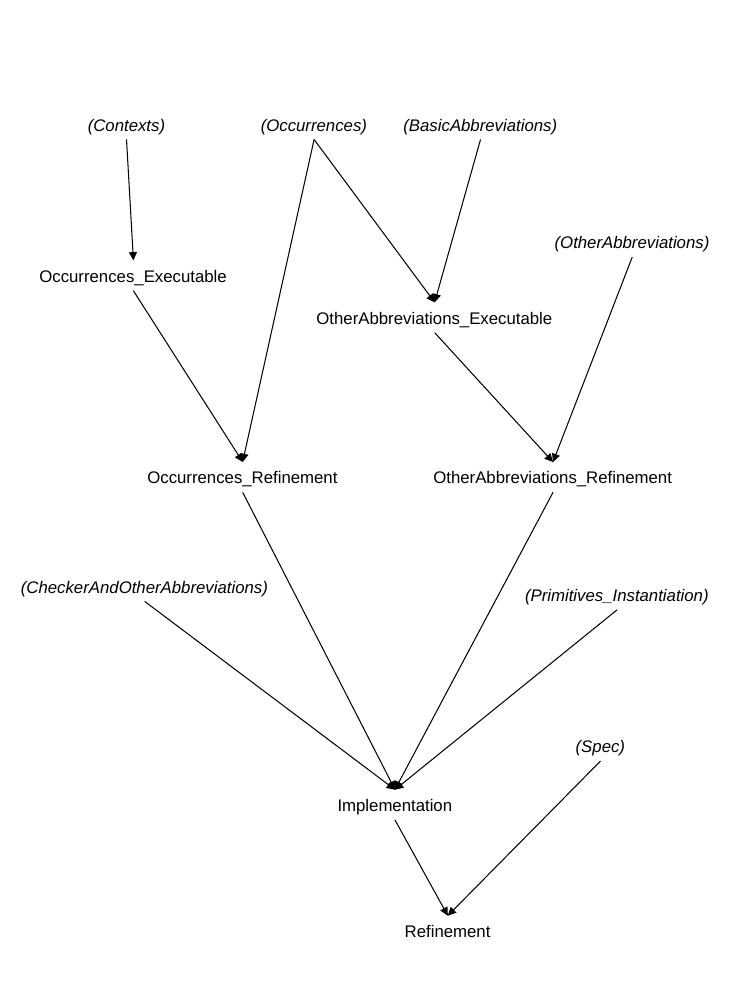
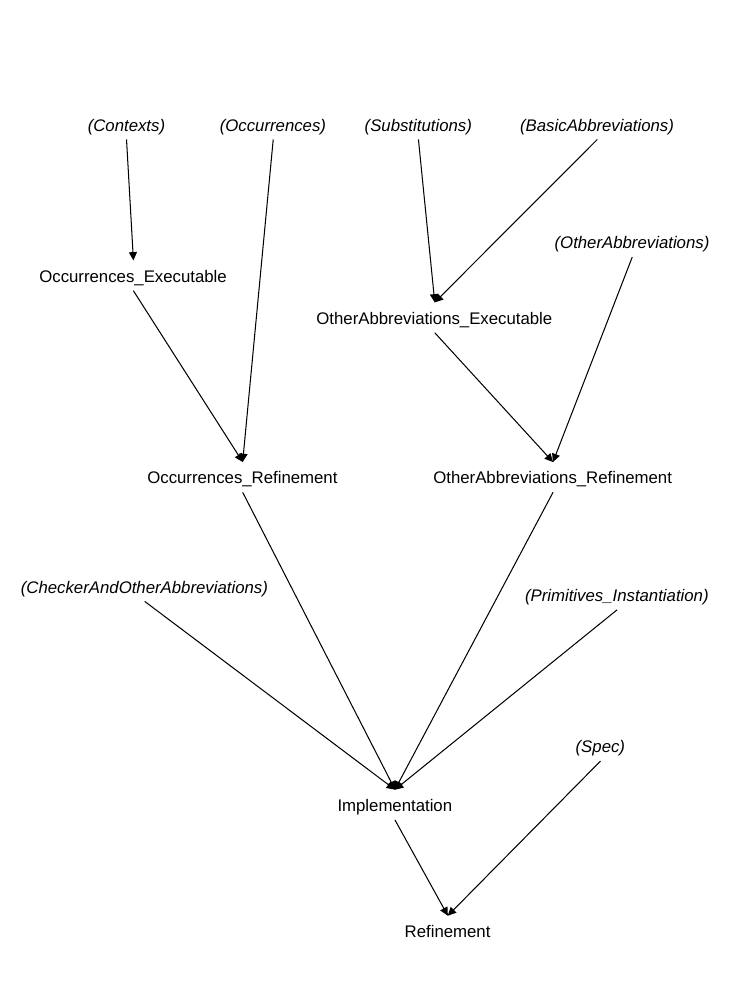
Before and after one commit to KestrelInstitute/Specware, a slide deck: slide 3 of Provers/ProofChecker/dependencies.ppt. Drawn at 756x1008 pixels with LibreOffice and Linux fonts; fonts in the diff are those of the drawing. Boxes give left, top, right and bottom in pixels: in the first picture for what was removed or moved away, otherwise in the second. Text is boxed around its words. In the diff, an @@ line names an element or a change of style, - is before the commit and + after.

Commit message:
- re-phrased op minDistinctAbbrvar to take a set of variables as argument - added substitution of expr. d1 with d2 in type or expression - removed op definition as primitive - added op definition as abbreviation

```diff
--- a/Provers/ProofChecker/dependencies.ppt
+++ b/Provers/ProofChecker/dependencies.ppt
@@ text "(Occurrences)": place and size @@
-text "(Occurrences)" at [261, 119, 367, 135]
+text "(Occurrences)" at [220, 119, 326, 135]
@@ text added at [365, 119, 472, 135], 12 pt, text #000000, italic @@
+(Substitutions)
@@ text "(BasicAbbreviations)": place and size @@
-text "(BasicAbbreviations)" at [403, 119, 557, 135]
+text "(BasicAbbreviations)" at [520, 119, 674, 135]
@@ arrow moved from (314, 139) - (243, 462) to (273, 139) - (243, 462) @@
@@ arrow moved from (314, 139) - (434, 302) to (418, 139) - (434, 302) @@
@@ arrow moved from (481, 139) - (434, 302) to (598, 139) - (434, 302) @@
```
Also in this commit, not shown: 1 other slide changed, 10 other files.
